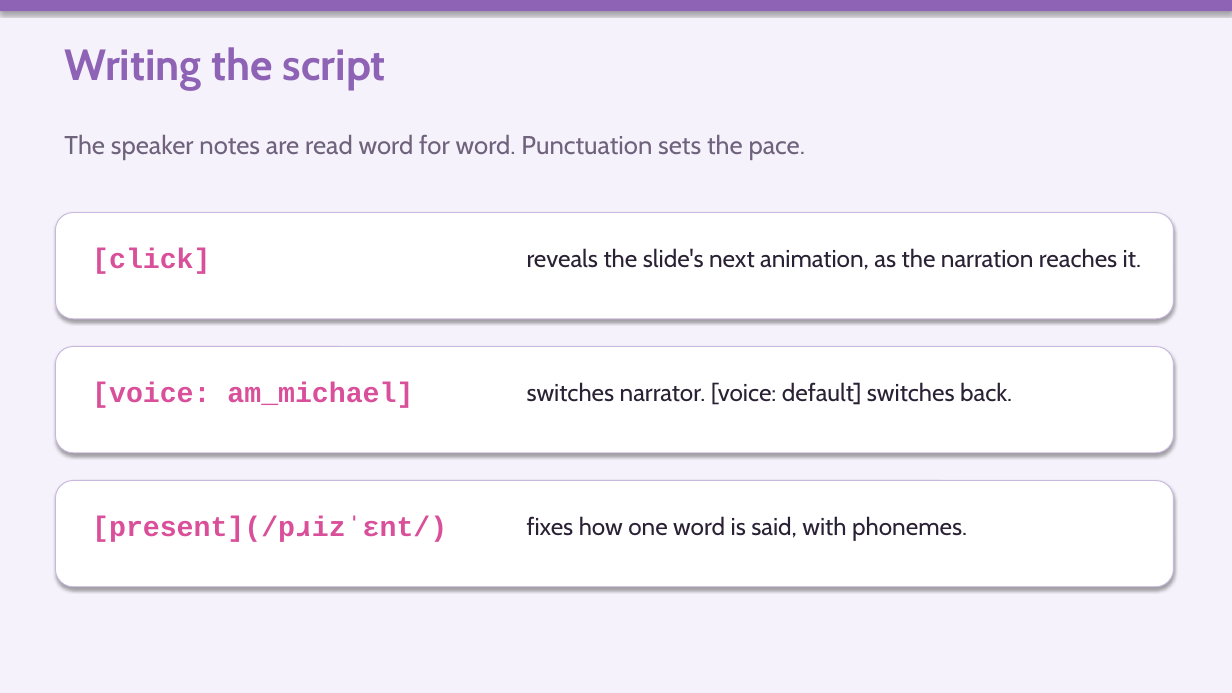
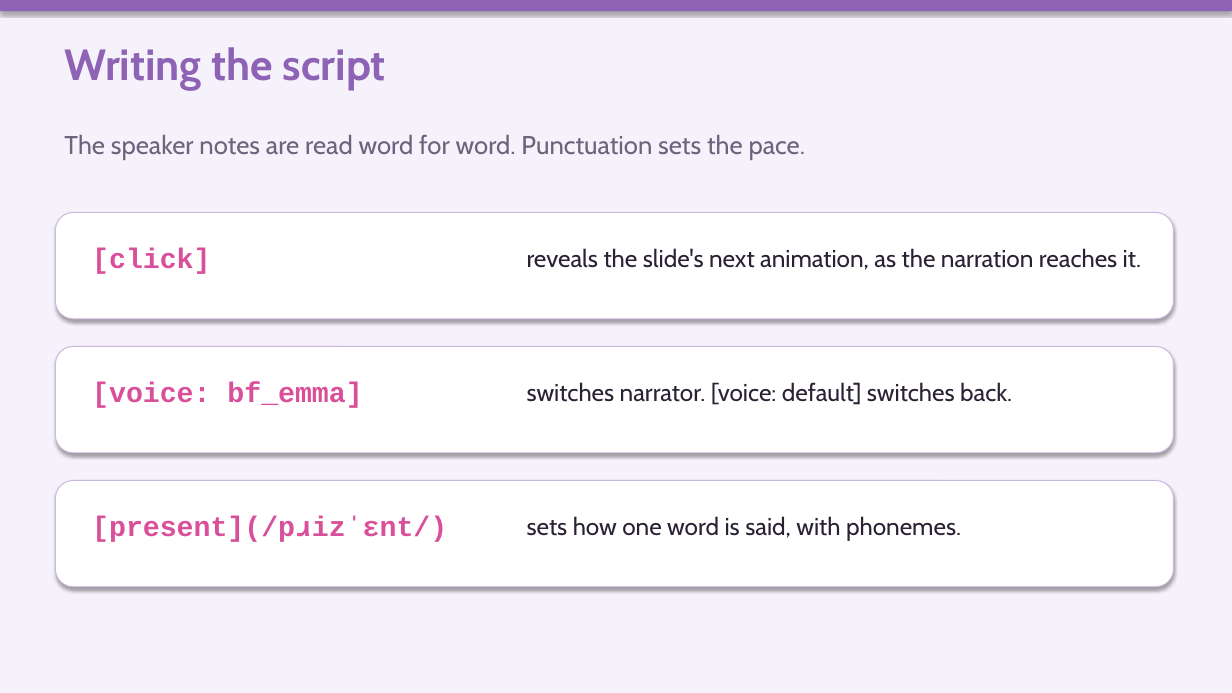
Before and after one commit to mikesimone/deck-narrator, a slide deck: slide 8 of examples/how-to/deck-narrator-how-to.pptx (slide 7 before the commit). Drawn at 1232x693 pixels with LibreOffice and Linux fonts; fonts in the diff are those of the drawing. Boxes give left, top, right and bottom in pixels: in the first picture for what was removed or moved away, otherwise in the second. Text is boxed around its words. In the diff, an @@ line names an element or a change of style, - is before the commit and + after.

```diff
--- a/examples/how-to/deck-narrator-how-to.pptx
+++ b/examples/how-to/deck-narrator-how-to.pptx
@@ text at (92, 382, 362, 408): text changed @@
-[voice: am_michael]
+[voice: bf_emma]
@@ text at (527, 516, 961, 541): text changed @@
-fixes how one word is said, with phonemes.
+sets how one word is said, with phonemes.
```
Also in this commit, not shown: 8 other slides changed, 9 slides added, 6 slides removed, 4 other files.
